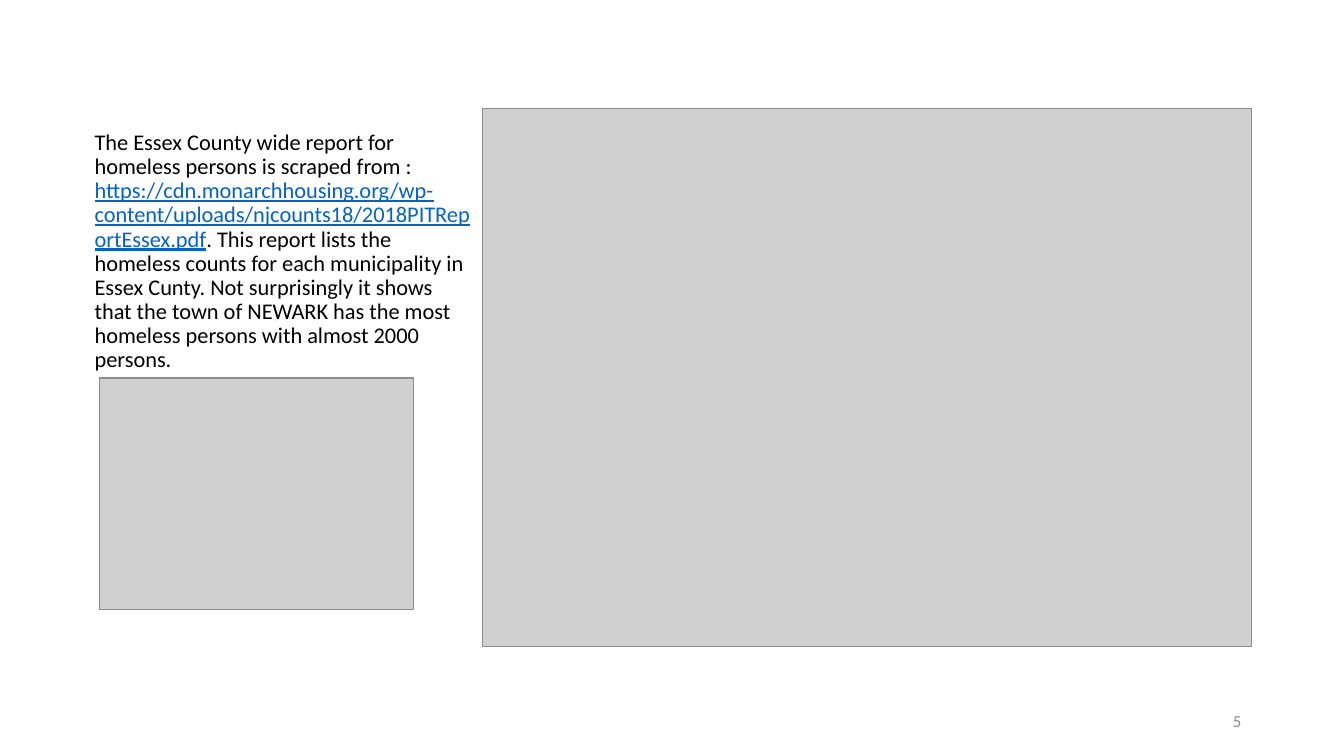
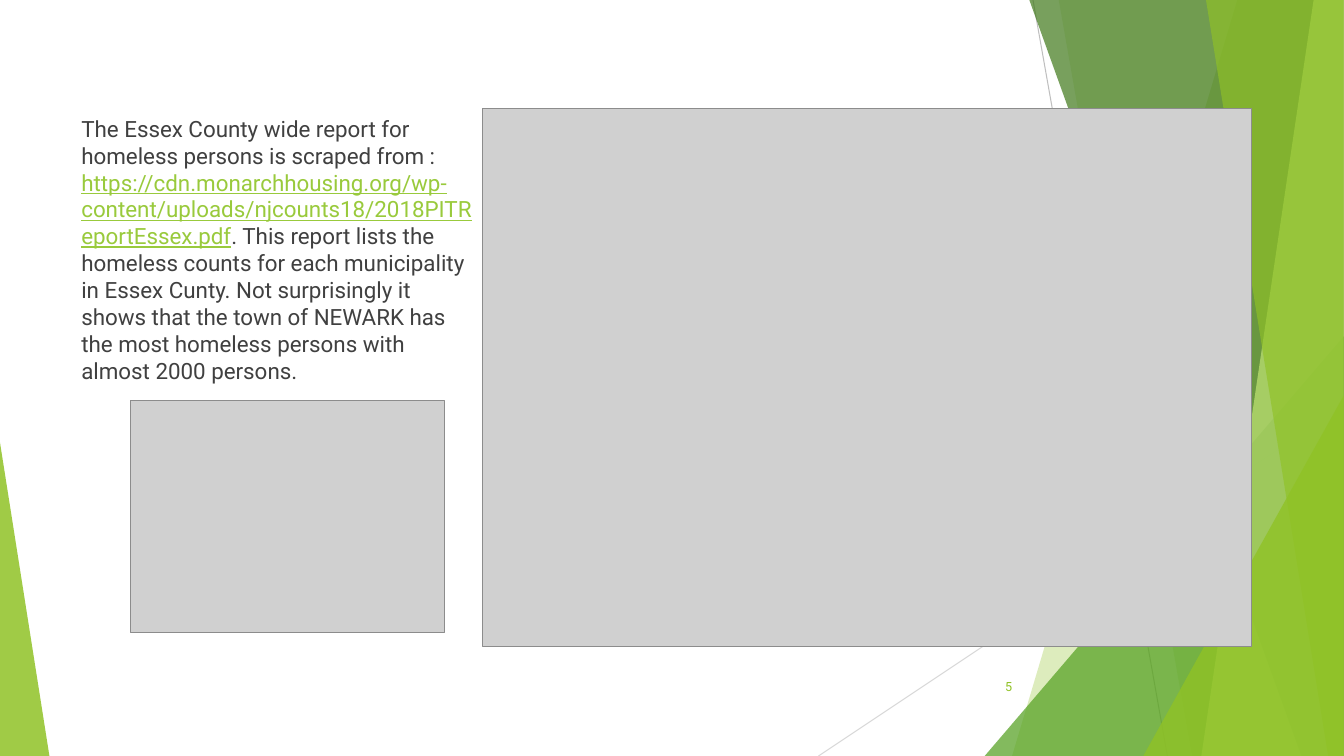
Before and after one commit to ussh0430/Applied-Data-Science-Capstone, a slide deck: slide 5 of Capstone Final Project Presentation.pptx. Drawn at 1344x756 pixels with LibreOffice and Linux fonts; fonts in the diff are those of the drawing; grey boxes stand for pictures. Boxes give left, top, right and bottom in pixels: in the first picture for what was removed or moved away, otherwise in the second. Text is boxed around its words. In the diff, an @@ line names an element or a change of style, - is before the commit and + after.

```diff
--- a/Capstone Final Project Presentation.pptx
+++ b/Capstone Final Project Presentation.pptx
@@ text "The Essex County wide report ...": place and size @@
-text "The Essex County wide report ..." at [95, 134, 470, 371]
+text "The Essex County wide report ..." at [81, 120, 471, 384]
@@ text "The Essex County wide report ..." at [81, 120, 471, 384]: font Calibri to Roboto; text colour #000000 to #404040 in "The Essex County wide report for homeless ..."; text colour #0563C1 to #99CA3C in "https://cdn.monarchhousing.org/wp-content/uploads/njcounts18 ..."; line spacing 0.9 to 1 @@
@@ picture: place and size @@
-picture at [100, 378, 413, 610]
+picture at [131, 400, 445, 632]
@@ group added at [0, 0, 1344, 756]: 5 freeform shapes, 3 triangles, 2 lines @@
@@ page number: place and size @@
-page number at [1233, 716, 1241, 727]
+page number at [1005, 682, 1012, 691]
@@ page number at [1005, 682, 1012, 691]: size 12 to 9 pt, font Calibri to Roboto, text colour #8C8C8C to #90C226 @@
```
Also in this commit, not shown: 15 other slides changed, 1 other file.
